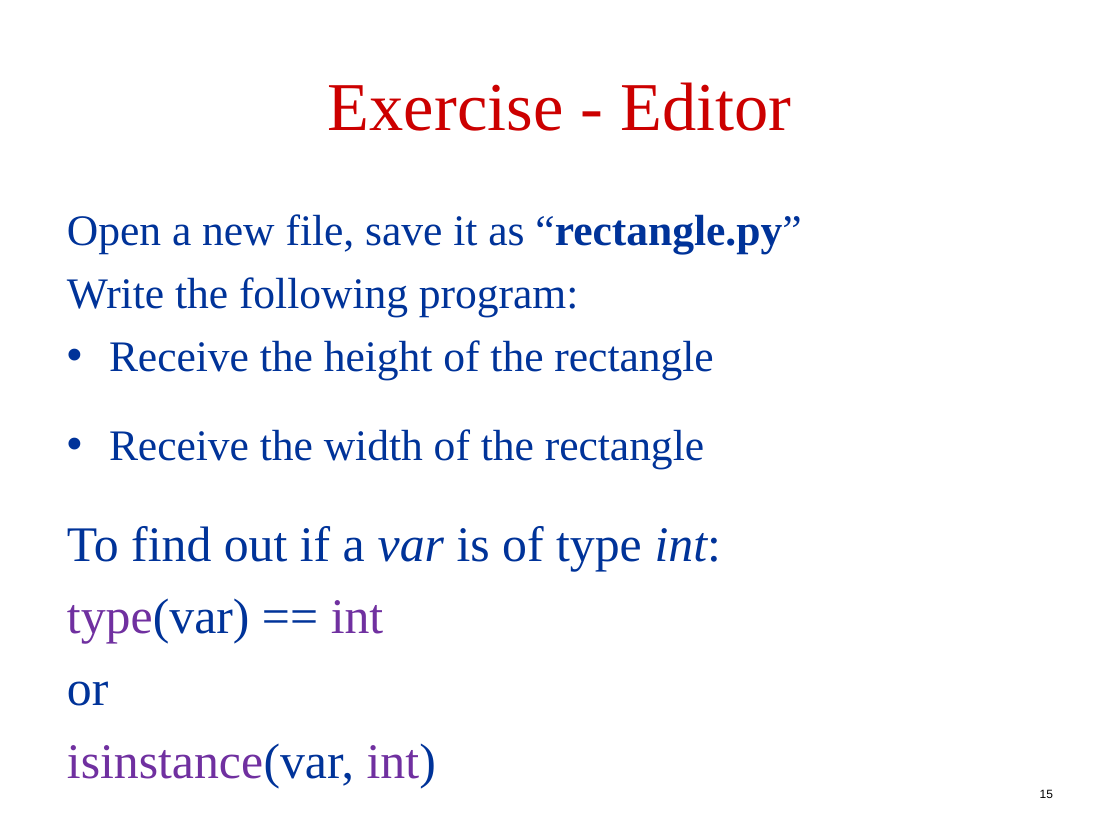
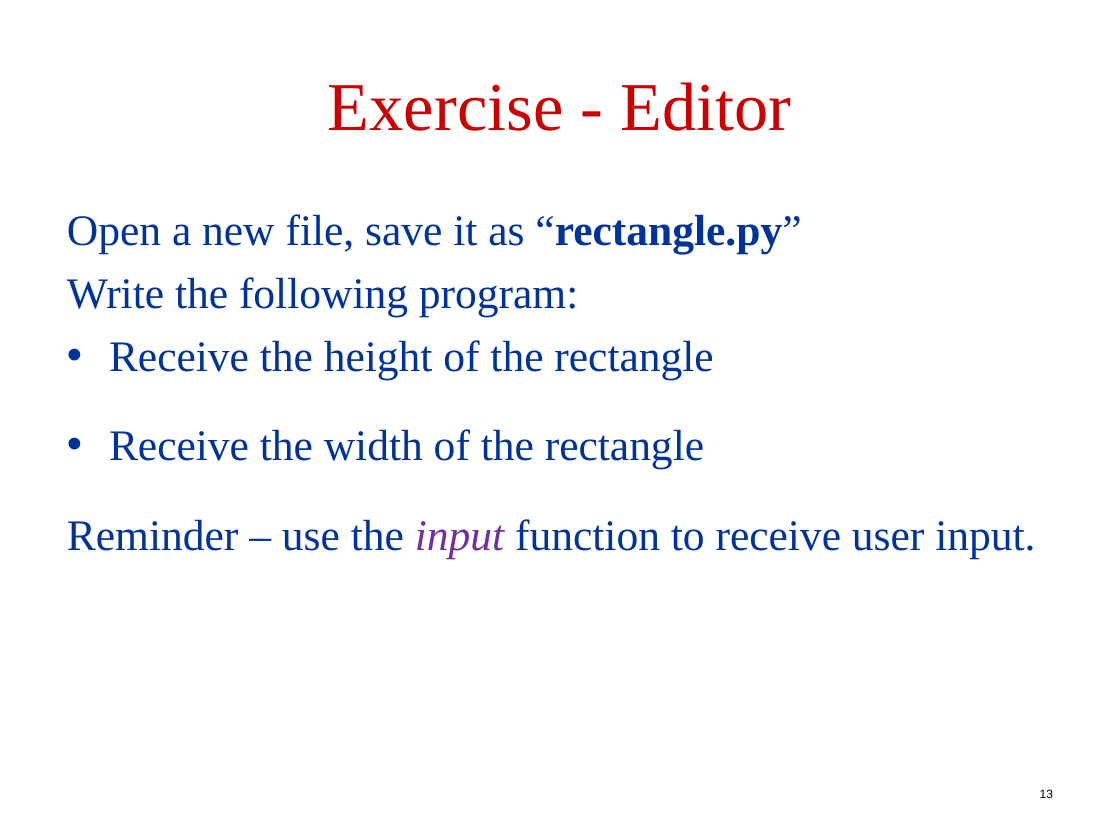
Before and after one commit to robintux/gip, a slide deck: slide 13 of Tirgul/1/tirgul1.ppt (slide 15 before the commit). Drawn at 1120x840 pixels with LibreOffice and Linux fonts; fonts in the diff are those of the drawing. Boxes give left, top, right and bottom in pixels: in the first picture for what was removed or moved away, otherwise in the second. Text is boxed around its words. In the diff, an @@ line names an element or a change of style, - is before the commit and + after.

```diff
--- a/Tirgul/1/tirgul1.ppt
+++ b/Tirgul/1/tirgul1.ppt
@@ text at bbox=[67, 519, 1035, 558]: text changed; size 32 to 28 pt @@
-To find out if a var is of type int:
-type(var) == int
-or
-isinstance(var, int)
+Reminder – use the input function to receive user input.
@@ page number at bbox=[1040, 789, 1053, 798]: text changed @@
-15
+13
```
Also in this commit, not shown: 4 other slides changed, 2 slides removed.
